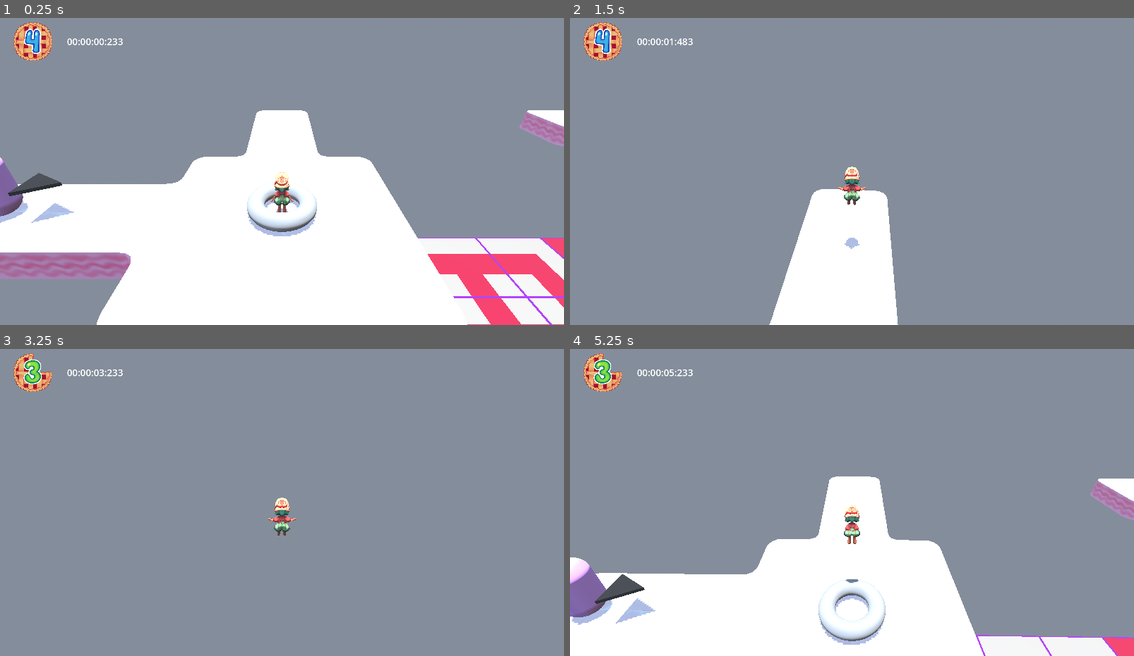
Above: before the commit, frames 1-4 (two rows, left to right).
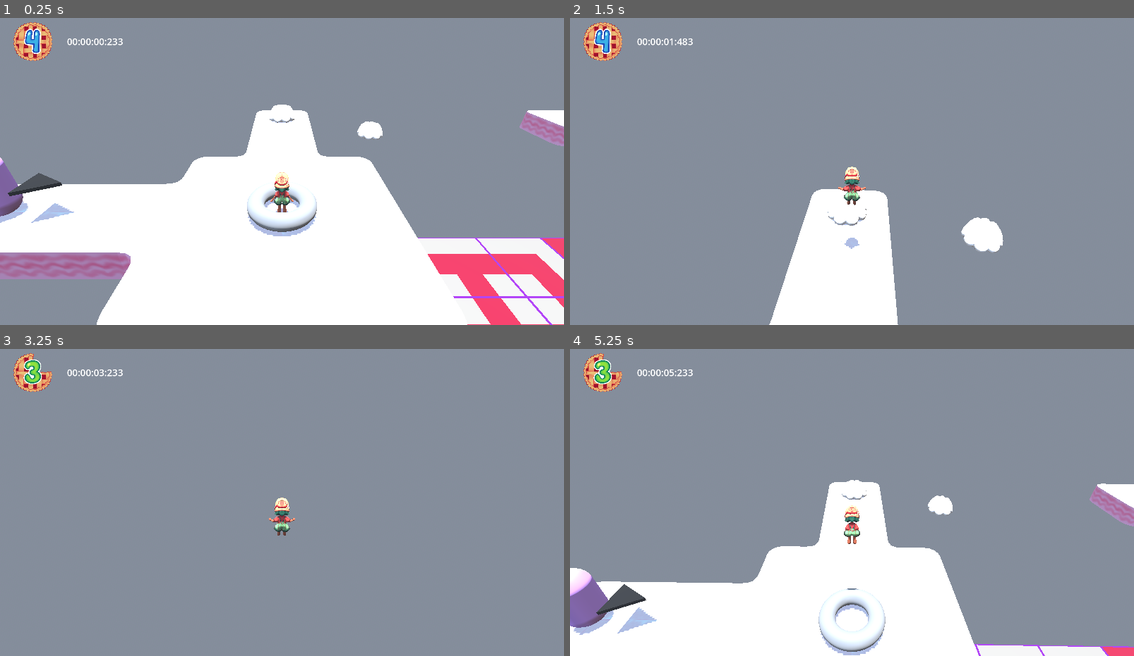
Above: after the commit, the same moments.

Repository: YuriPrickles/strawberry-and-the-sugar-scouts
Game: Godot game, scene res://entities/Main.tscn
The game is run twice, just before and just after one commit, with the same random seed, the same clock (stepped at 60 frames per second) and the same inputs.
Inputs (mouse positions are in pixels of both pictures, inside the frame that each line leads up to):
- Up to frame 1 (0.25 s): no input
- Up to frame 2 (1.5 s): tap Enter at 0.5 s; move the mouse to (880, 165) at 0.52 s; hold Q (float) 0.53-1.28 s; hold W (forward) from 0.53 s (still down); tap Space (jump) at 0.77, 0.8, 1.07, 1.35 s; move the mouse to (823, 168) at 1.27 s
- Up to frame 3 (3.25 s): keep holding W (forward); tap Space (jump) at 1.52, 1.82, 2.3, 2.75, 3.02 s; tap Q (float) at 1.55, 2.85 s; move the mouse to (293, 493) at 2.02 s; tap Shift (dash) at 2.1 s; move the mouse to (276, 502) at 2.77 s
- Up to frame 4 (5.25 s): keep holding W (forward); tap Space (jump) at 3.32, 3.77, 3.8, 4.07, 4.25, 4.52, 4.82, 5.1 s; tap Enter at 3.5 s; move the mouse to (891, 502) at 3.52 s; tap X (interact) at 3.6 s; tap Alt (descend) at 4.15 s; move the mouse to (806, 493) at 4.27 s; tap Q (float) at 4.35 s; move the mouse to (857, 499) at 5.02 s

The runs differ from the first frame. In frame 1, 0.3% of the frame differs, in the area x 47-68%, y 28-40%; in frame 2, 0.7%; in frame 3, less than 0.1%; in frame 4, 6.5%, in the area x 0-100%, y 41-100%.

Commit message:
jello spring

Diff:
--- /dev/null
+++ b/entities/levelbuilding/jello_spring.gd
@@ -0,0 +1,27 @@
+extends Node3D
+
+var no_bounce:bool=false
+
+# Called when the node enters the scene tree for the first time.
+func _ready() -> void:
+	pass # Replace with function body.
+
+
+# Called every frame. 'delta' is the elapsed time since the previous frame.
+func _process(delta: float) -> void:
+	pass
+
+
+func _on_area_3d_body_entered(body: Node3D) -> void:
+	if body is Player:
+		body.velocity = Vector3.ZERO
+		if body.descending:
+			body.descending = false
+			body.force_jump(body.JUMP_VELOCITY * 4)
+		else:
+			body.force_jump(body.JUMP_VELOCITY * 3)
+	pass # Replace with function body.
+
+
+func _on_area_3d_body_exited(body: Node3D) -> void:
+	pass # Replace with function body.
--- /dev/null
+++ b/entities/levelbuilding/jello_spring.tscn
@@ -0,0 +1,21 @@
+[gd_scene load_steps=4 format=3 uid="uid://6bnfe0c570wi"]
+
+[ext_resource type="PackedScene" uid="uid://cmrhyimtenp0n" path="res://assets/models_and_textures/level assets/hazards/jello_spring/jello_mold_model.glb" id="1_dkd3c"]
+[ext_resource type="Script" uid="uid://bjq0i3gof57uw" path="res://entities/levelbuilding/jello_spring.gd" id="1_qmqyx"]
+
+[sub_resource type="CylinderShape3D" id="CylinderShape3D_qmqyx"]
+radius = 0.75
+
+[node name="JelloSpring" type="Node3D"]
+script = ExtResource("1_qmqyx")
+
+[node name="jello_mold_model" parent="." instance=ExtResource("1_dkd3c")]
+
+[node name="Area3D" type="Area3D" parent="."]
+
+[node name="CollisionShape3D" type="CollisionShape3D" parent="Area3D"]
+transform = Transform3D(1, 0, 0, 0, 1, 0, 0, 0, 1, 0, -0.099999994, 0)
+shape = SubResource("CylinderShape3D_qmqyx")
+
+[connection signal="body_entered" from="Area3D" to="." method="_on_area_3d_body_entered"]
+[connection signal="body_exited" from="Area3D" to="." method="_on_area_3d_body_exited"]
--- a/entities/levelbuilding/player.gd
+++ b/entities/levelbuilding/player.gd
@@ -37,6 +37,7 @@
 var last_frame_on_floor:bool = false
 var jump_chain = 0
 var max_jump_chain = 2
+var force_jumping = false
 
 var any_move_input:bool = false
 var last_saved_direction:Vector3 = Vector3(1,0,0)
@@ -105,7 +106,8 @@
 			velocity.y = clamp(velocity.y, 0, INF)
 	elif not dashing:
 		dashes = max_dashes
-
+	if is_on_floor():
+		force_jumping = false
 	if is_on_floor() and descending:
 		velocity = Vector3.ZERO
 		descend_rest_timer.start()
@@ -230,7 +232,7 @@
 	last_frame_on_floor = is_on_floor()
 
 func just_landed() -> bool:
-	return is_on_floor() and not last_frame_on_floor and is_jumping
+	return is_on_floor() and not last_frame_on_floor and is_jumping and not force_jumping
 
 func handle_juffer(want_to_jump:bool) -> void:
 	if want_to_jump and not is_on_floor():
@@ -258,6 +260,13 @@
 		velocity.x = last_saved_direction.x * 56
 		velocity.z = last_saved_direction.z * 56
 	velocity.y = JUMP_VELOCITY * 2 * (1 + ((jump_chain - 1) * 0.4))
+
+func force_jump(jump_speed=JUMP_VELOCITY):
+	juffer.stop()
+	coyote_time.stop()
+	is_jumping = true
+	force_jumping = true
+	velocity.y = jump_speed
 
 func is_allowed_to_jump(want_to_jump:bool) -> bool:
 	return want_to_jump and (is_on_floor() or not coyote_time.is_stopped())
--- a/rooms/hub/Hub1.tscn
+++ b/rooms/hub/Hub1.tscn
@@ -1,9 +1,10 @@
-[gd_scene load_steps=5 format=4 uid="uid://bb8t27ey5jssn"]
+[gd_scene load_steps=6 format=4 uid="uid://bb8t27ey5jssn"]
 
 [ext_resource type="PackedScene" uid="uid://doe1r3kxhbvno" path="res://entities/levelbuilding/base_room.tscn" id="1_3jcf7"]
 [ext_resource type="PackedScene" uid="uid://dtint1wq42p6c" path="res://entities/levelbuilding/level_entry.tscn" id="2_5dnhx"]
 [ext_resource type="Resource" uid="uid://gtn6phdulbdx" path="res://data/level_data/test_level.tres" id="3_2u5ev"]
 [ext_resource type="PackedScene" uid="uid://dv6rcseihrnv3" path="res://entities/levelbuilding/npc.tscn" id="4_hmoyw"]
+[ext_resource type="PackedScene" uid="uid://6bnfe0c570wi" path="res://entities/levelbuilding/jello_spring.tscn" id="5_nxbp6"]
 
 [node name="Hub1" instance=ExtResource("1_3jcf7")]
 data = {
@@ -21,3 +22,9 @@
 
 [node name="NPC" parent="." index="8" instance=ExtResource("4_hmoyw")]
 transform = Transform3D(-4.371139e-08, 0, 1, 0, 1, 0, -1, 0, -4.371139e-08, -8, 1, 0)
+
+[node name="JelloSpring" parent="." index="9" instance=ExtResource("5_nxbp6")]
+transform = Transform3D(1, 0, 0, 0, 1, 0, 0, 0, 1, 0, 1, -8)
+
+[node name="JelloSpring2" parent="." index="10" instance=ExtResource("5_nxbp6")]
+transform = Transform3D(1, 0, 0, 0, 1, 0, 0, 0, 1, 5, 0, -8)
Not shown, added: entities/levelbuilding/jello_spring.gd.uid
